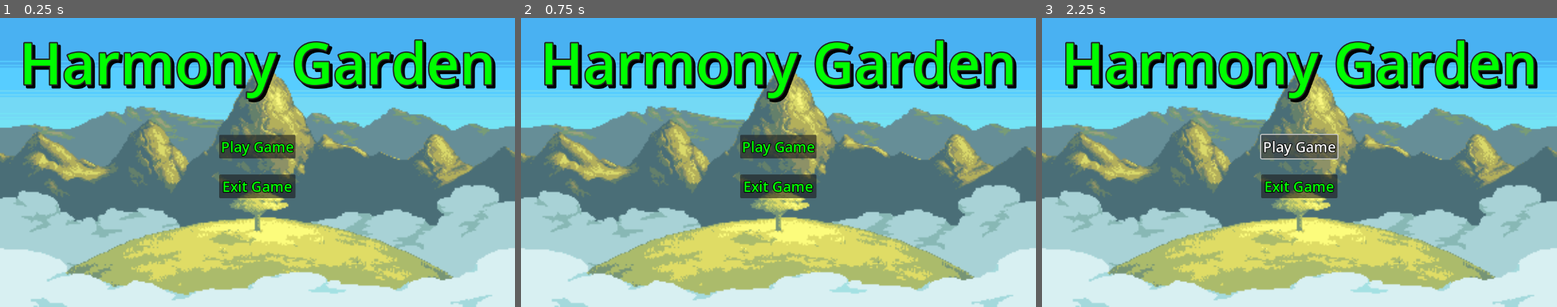
Above: before the commit, frames 1-3 (left to right).
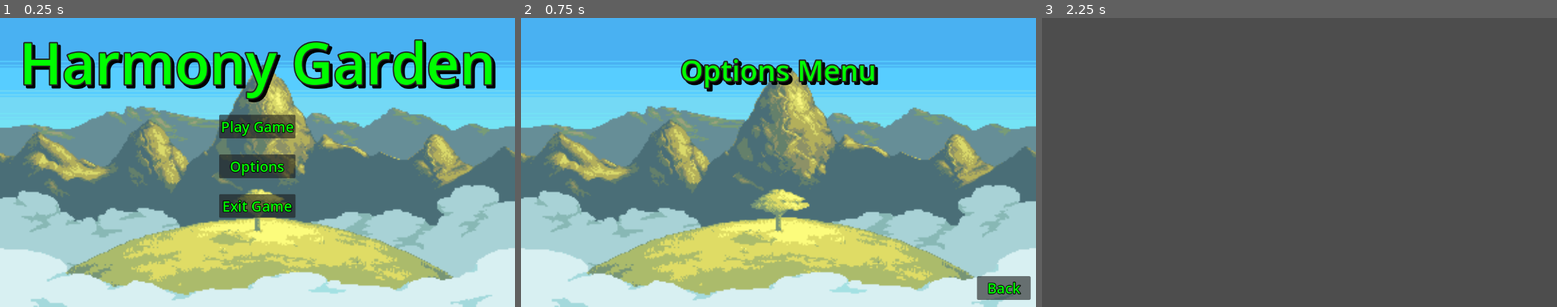
Above: after the commit, the same moments.

Repository: PageMastr/GDEX2023---Harmony-Garden
Game: Godot game, scene res://Levels/MainMenu/MainMenu.tscn
Two runs of this game, one before a commit and one after it. Both use one fixed random seed, a clock stepped at 60 frames per second and the inputs below. Before the commit the project has no main scene; this scene is started directly in both runs.
Inputs (mouse positions are in pixels of both pictures, inside the frame that each line leads up to):
- Up to frame 1 (0.25 s): no input
- Up to frame 2 (0.75 s): click (778, 165) at 0.5 s, where only the run after the commit has a clickable "Options"
- Up to frame 3 (2.25 s): click (1526, 286) at 1.25 s, where only the run after the commit has a clickable "Back"; click "Play Game" at 2 s

The runs differ from the first frame. In frame 1, 4.6% of the frame differs, in the area x 42-58%, y 33-70%; in frame 2, 13%; in frame 3, 99%, in the area x 0-100%, y 0-100%.

Commit message:
Menu Logic/Placeholders
Added Main Menu Script
added Options menu placeholder
added back button to options menu to get back to main menu
Assigned play game to go to Main.tscn
Assigned Options to go to options.tscn
assigned exit to properly exit game

Diff:
--- a/Harmony Garden/Levels/MainGameLevels/Main.tscn
+++ b/Harmony Garden/Levels/MainGameLevels/Main.tscn
@@ -1,3 +1,11 @@
 [gd_scene format=3 uid="uid://cuc1rraafary2"]
 
 [node name="Main" type="Node3D"]
+
+[node name="Terrain" type="Node" parent="."]
+
+[node name="Characters & NPC\'s" type="Node" parent="."]
+
+[node name="Audio" type="Node" parent="."]
+
+[node name="Lighting" type="Node" parent="."]
--- a/Harmony Garden/Levels/MainMenu/MainMenu.tscn
+++ b/Harmony Garden/Levels/MainMenu/MainMenu.tscn
@@ -1,11 +1,15 @@
-[gd_scene load_steps=4 format=3 uid="uid://imus1lp6s284"]
+[gd_scene load_steps=6 format=3 uid="uid://imus1lp6s284"]
 
+[ext_resource type="Script" path="res://Scripts/MainMenu.gd" id="1_82ydj"]
 [ext_resource type="Texture2D" uid="uid://1r7r4dmhj60p" path="res://Assets/UI/PH_Grassy_Mountains.png" id="1_bf0be"]
 
 [sub_resource type="SystemFont" id="SystemFont_g6c5v"]
 font_names = PackedStringArray("Onyx")
 
 [sub_resource type="SystemFont" id="SystemFont_t6fqe"]
+font_names = PackedStringArray("Onyx")
+
+[sub_resource type="SystemFont" id="SystemFont_lhj5e"]
 font_names = PackedStringArray("Onyx")
 
 [node name="MainMenu" type="Control"]
@@ -15,6 +19,7 @@
 anchor_bottom = 1.0
 grow_horizontal = 2
 grow_vertical = 2
+script = ExtResource("1_82ydj")
 
 [node name="TextureRect" type="TextureRect" parent="."]
 layout_mode = 1
@@ -80,8 +85,23 @@
 theme_override_fonts/font = SubResource("SystemFont_t6fqe")
 theme_override_font_sizes/font_size = 32
 text = "Play Game"
+icon_alignment = 1
+expand_icon = true
 
 [node name="Seperator2" type="Control" parent="MarginContainer/MenuButtonContainer/VBoxContainer"]
+layout_mode = 2
+
+[node name="Options" type="Button" parent="MarginContainer/MenuButtonContainer/VBoxContainer"]
+custom_minimum_size = Vector2(120, 32)
+layout_mode = 2
+theme_override_colors/font_color = Color(0, 1, 0, 1)
+theme_override_colors/font_outline_color = Color(0, 0, 0, 1)
+theme_override_constants/outline_size = 6
+theme_override_fonts/font = SubResource("SystemFont_lhj5e")
+theme_override_font_sizes/font_size = 32
+text = "Options"
+
+[node name="Seperator3" type="Control" parent="MarginContainer/MenuButtonContainer/VBoxContainer"]
 layout_mode = 2
 
 [node name="Exit" type="Button" parent="MarginContainer/MenuButtonContainer/VBoxContainer"]
@@ -93,3 +113,10 @@
 theme_override_fonts/font = SubResource("SystemFont_t6fqe")
 theme_override_font_sizes/font_size = 32
 text = "Exit Game"
+
+[node name="AudioStreamPlayer2D" type="AudioStreamPlayer2D" parent="."]
+visible = false
+
+[connection signal="pressed" from="MarginContainer/MenuButtonContainer/VBoxContainer/Play" to="." method="_on_play_pressed"]
+[connection signal="pressed" from="MarginContainer/MenuButtonContainer/VBoxContainer/Options" to="." method="_on_options_pressed"]
+[connection signal="pressed" from="MarginContainer/MenuButtonContainer/VBoxContainer/Exit" to="." method="_on_exit_pressed"]
--- /dev/null
+++ b/Harmony Garden/Levels/MainMenu/OptionsMenu.tscn
@@ -0,0 +1,85 @@
+[gd_scene load_steps=5 format=3 uid="uid://dhrykewlvb8bj"]
+
+[ext_resource type="Script" path="res://Scripts/OptionsMenu.gd" id="1_rm558"]
+[ext_resource type="Texture2D" uid="uid://1r7r4dmhj60p" path="res://Assets/UI/PH_Grassy_Mountains.png" id="2_a3upk"]
+
+[sub_resource type="SystemFont" id="SystemFont_qngc0"]
+font_names = PackedStringArray("Onyx")
+
+[sub_resource type="SystemFont" id="SystemFont_7ok21"]
+font_names = PackedStringArray("Onyx")
+
+[node name="OptionsMenu" type="Control"]
+layout_mode = 3
+anchors_preset = 15
+anchor_right = 1.0
+anchor_bottom = 1.0
+grow_horizontal = 2
+grow_vertical = 2
+script = ExtResource("1_rm558")
+
+[node name="TextureRect" type="TextureRect" parent="."]
+layout_mode = 1
+anchors_preset = 15
+anchor_right = 1.0
+anchor_bottom = 1.0
+grow_horizontal = 2
+grow_vertical = 2
+texture = ExtResource("2_a3upk")
+
+[node name="MarginContainer" type="MarginContainer" parent="."]
+layout_mode = 1
+anchors_preset = 15
+anchor_right = 1.0
+anchor_bottom = 1.0
+grow_horizontal = 2
+grow_vertical = 2
+theme_override_constants/margin_left = 12
+theme_override_constants/margin_top = 12
+theme_override_constants/margin_right = 12
+theme_override_constants/margin_bottom = 12
+
+[node name="OptionsTitleContainer" type="VBoxContainer" parent="MarginContainer"]
+layout_mode = 2
+theme_override_constants/separation = 60
+
+[node name="Seperator" type="Control" parent="MarginContainer/OptionsTitleContainer"]
+layout_mode = 2
+
+[node name="Game Title" type="Label" parent="MarginContainer/OptionsTitleContainer"]
+layout_mode = 2
+theme_override_colors/font_color = Color(0, 1, 0, 1)
+theme_override_colors/font_shadow_color = Color(0, 0, 0, 1)
+theme_override_colors/font_outline_color = Color(0.133333, 0.133333, 0.133333, 1)
+theme_override_constants/shadow_offset_x = 6
+theme_override_constants/shadow_offset_y = 6
+theme_override_constants/outline_size = 12
+theme_override_constants/shadow_outline_size = 12
+theme_override_fonts/font = SubResource("SystemFont_qngc0")
+theme_override_font_sizes/font_size = 64
+text = "Options Menu"
+horizontal_alignment = 1
+vertical_alignment = 1
+
+[node name="HBoxContainer" type="HBoxContainer" parent="MarginContainer"]
+layout_mode = 2
+alignment = 2
+
+[node name="VBoxContainer" type="VBoxContainer" parent="MarginContainer/HBoxContainer"]
+layout_mode = 2
+alignment = 2
+
+[node name="Back" type="Button" parent="MarginContainer/HBoxContainer/VBoxContainer"]
+custom_minimum_size = Vector2(120, 32)
+layout_mode = 2
+theme_override_colors/font_color = Color(0, 1, 0, 1)
+theme_override_colors/font_outline_color = Color(0, 0, 0, 1)
+theme_override_constants/outline_size = 6
+theme_override_fonts/font = SubResource("SystemFont_7ok21")
+theme_override_font_sizes/font_size = 32
+text = "Back"
+
+[node name="Seperator" type="Control" parent="MarginContainer/HBoxContainer/VBoxContainer"]
+layout_mode = 2
+
+[connection signal="pressed" from="MarginContainer/HBoxContainer/VBoxContainer/Back" to="." method="_on_back_pressed"]
--- /dev/null
+++ b/Harmony Garden/Scripts/MainMenu.gd
@@ -0,0 +1,32 @@
+extends Control
+
+
+# Called when the node enters the scene tree for the first time.
+func _ready():
+	pass # Replace with function body.
+
+
+# Called every frame. 'delta' is the elapsed time since the previous frame.
+func _process(delta):
+	_Secret_Menu()
+
+
+
+func _on_play_pressed():
+	get_tree().change_scene_to_file("res://Levels/MainGameLevels/Main.tscn")
+	pass # Replace with function body.
+
+
+func _on_exit_pressed():
+	get_tree().quit()
+	pass # Replace with function body.
+
+func _Secret_Menu():
+	if Input.is_action_just_pressed("DevRoomSecretKey"):
+		get_tree().change_scene_to_file("res://Levels/Dev_Rooms/OnlySmart_Dev_Room/OnlySmart_Dev.tscn")
+		return
+	return
+
+func _on_options_pressed():
+	get_tree().change_scene_to_file("res://Levels/MainMenu/OptionsMenu.tscn")
+	pass # Replace with function body.
--- /dev/null
+++ b/Harmony Garden/Scripts/OptionsMenu.gd
@@ -0,0 +1,16 @@
+extends Control
+
+
+# Called when the node enters the scene tree for the first time.
+func _ready():
+	pass # Replace with function body.
+
+
+# Called every frame. 'delta' is the elapsed time since the previous frame.
+func _process(delta):
+	pass
+
+
+func _on_back_pressed():
+	get_tree().change_scene_to_file("res://Levels/MainMenu/MainMenu.tscn")
+	pass # Replace with function body.
--- a/Harmony Garden/project.godot
+++ b/Harmony Garden/project.godot
@@ -11,5 +11,36 @@
 [application]
 
 config/name="Harmony Garden"
+run/main_scene="res://Levels/MainMenu/MainMenu.tscn"
 config/features=PackedStringArray("4.2", "Forward Plus")
 config/icon="res://icon.svg"
+
+[importer_defaults]
+
+texture={
+"compress/channel_pack": 0,
+"compress/hdr_compression": 1,
+"compress/high_quality": false,
+"compress/lossy_quality": 0.7,
+"compress/mode": 0,
+"compress/normal_map": 0,
+"detect_3d/compress_to": 1,
+"mipmaps/generate": false,
+"mipmaps/limit": -1,
+"process/fix_alpha_border": true,
+"process/hdr_as_srgb": false,
+"process/hdr_clamp_exposure": false,
+"process/normal_map_invert_y": false,
+"process/premult_alpha": false,
+"process/size_limit": 0,
+"roughness/mode": 0,
+"roughness/src_normal": ""
+}
+
+[input]
+
+DevRoomSecretKey={
+"deadzone": 0.5,
+"events": [Object(InputEventKey,"resource_local_to_scene":false,"resource_name":"","device":-1,"window_id":0,"alt_pressed":false,"shift_pressed":false,"ctrl_pressed":false,"meta_pressed":false,"pressed":false,"keycode":0,"physical_keycode":74,"key_label":0,"unicode":106,"echo":false,"script":null)
+]
+}
